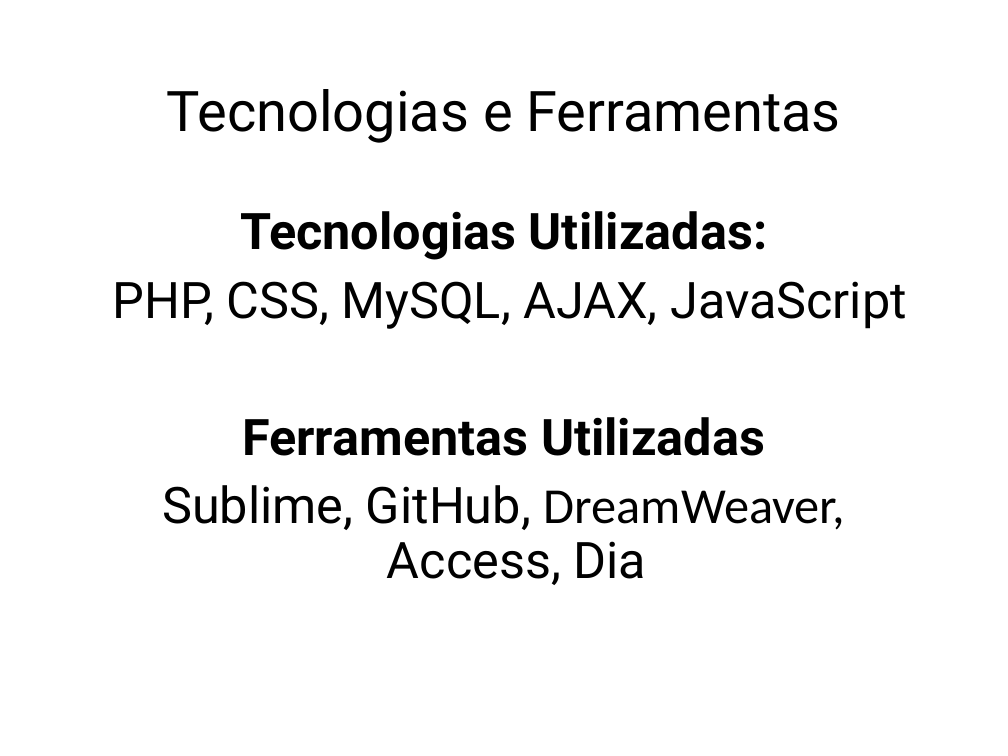
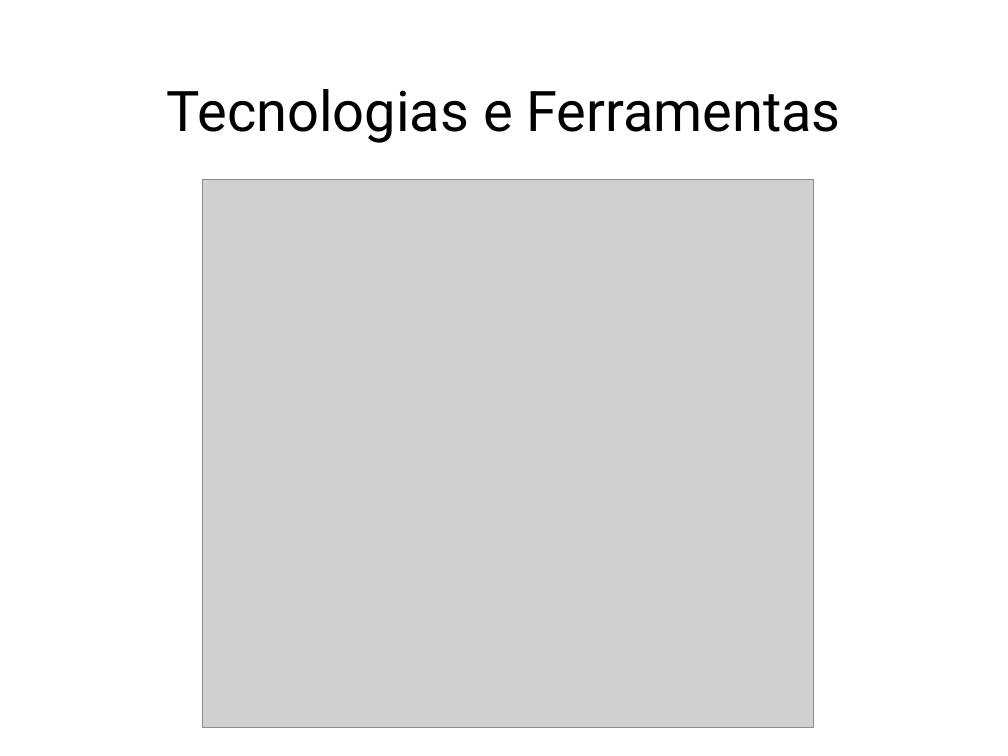
Before and after one commit to LeonDias1989/Kcal-Control, a slide deck: slide 9 of Kcal Control.pptx (slide 10 before the commit). Drawn at 1008x756 pixels with LibreOffice and Linux fonts; fonts in the diff are those of the drawing; grey boxes stand for pictures. Boxes give left, top, right and bottom in pixels: in the first picture for what was removed or moved away, otherwise in the second. Text is boxed around its words. In the diff, an @@ line names an element or a change of style, - is before the commit and + after.

```diff
--- a/Kcal Control.pptx
+++ b/Kcal Control.pptx
@@ picture added at [203,179,813,728] @@
@@ text removed at [113,211,906,585] @@
-Tecnologias Utilizadas:
-PHP, CSS, MySQL, AJAX, JavaScript
-Ferramentas Utilizadas
-Sublime, GitHub, DreamWeaver, Access, Dia
```
Also in this commit, not shown: 3 other slides changed, 3 slides removed, 6 other files.
